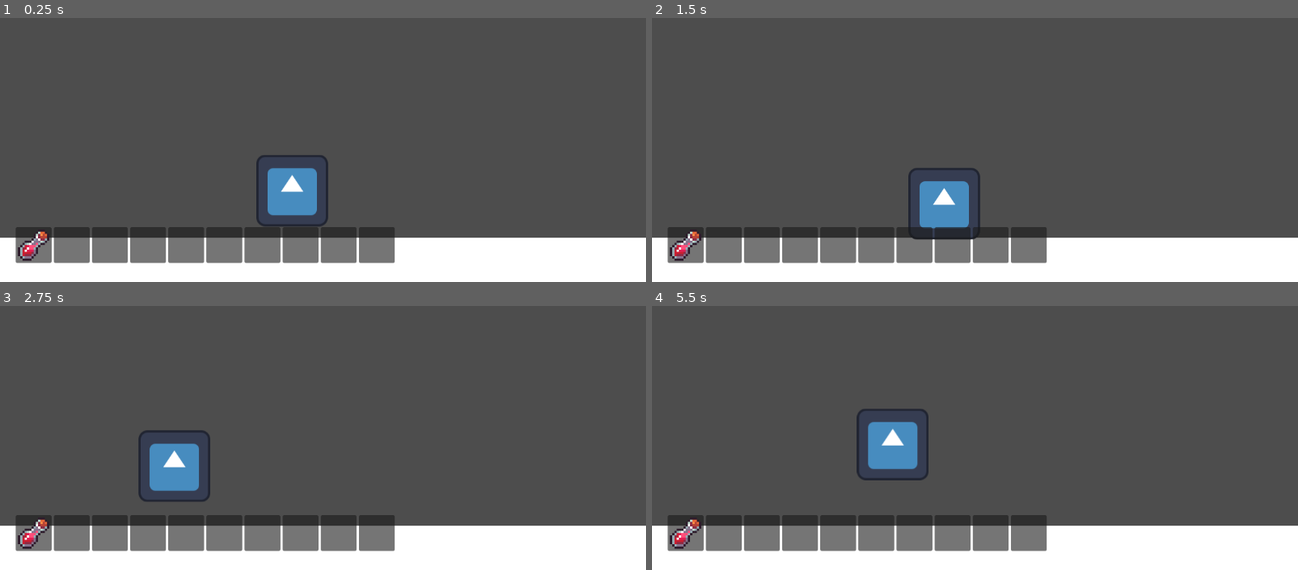
Above: before the commit, frames 1-4 (two rows, left to right).
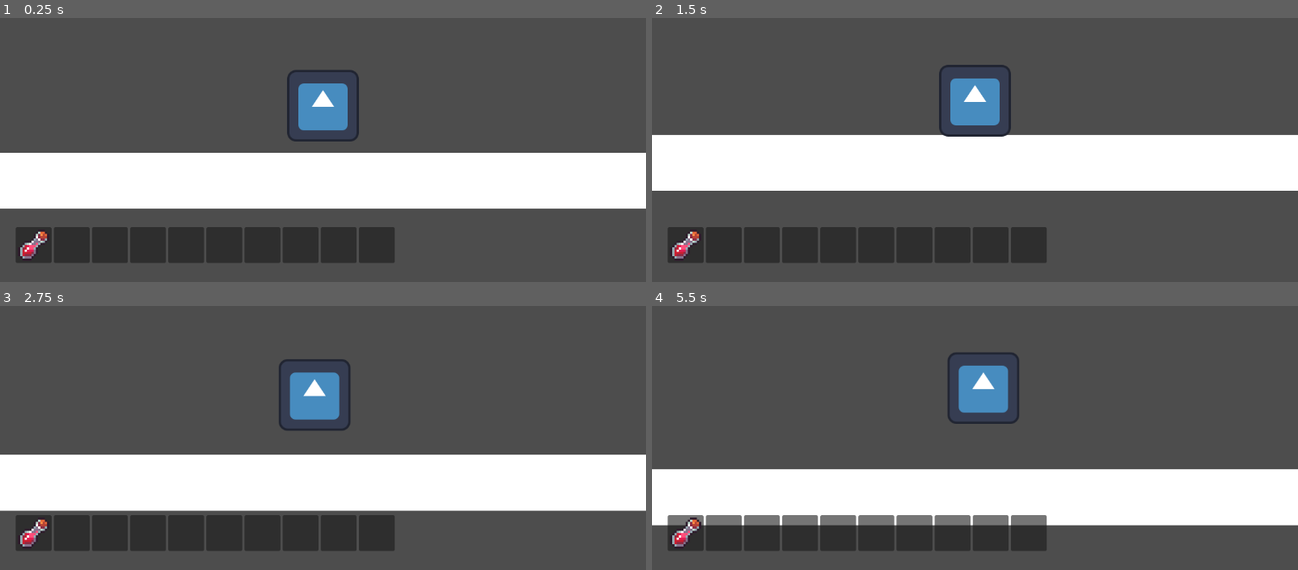
Above: after the commit, the same moments.

Repository: darco-ctrl/Defective-Orbs
Game: Godot game, scene res://game/main/main.tscn
Two runs of this game, one before a commit and one after it. Both use one fixed random seed, a clock stepped at 60 frames per second and the inputs below. The engine's default icon, where the game draws it, is replaced by a stand-in: a white triangle on a blue panel in a dark square.
Inputs (mouse positions are in pixels of both pictures, inside the frame that each line leads up to):
- Up to frame 1 (0.25 s): no input
- Up to frame 2 (1.5 s): drag from (684, 245) to (1039, 20) at 0.52 s; drag from (723, 245) to (942, 173) at 1.27 s
- Up to frame 3 (2.75 s): tap Enter at 2 s; move the mouse to (109, 533) at 2.02 s; hold A (move_left) from 2.03 s (still down); hold Space (jump) from 2.03 s (still down); click (109, 533) at 2.1 s
- Up to frame 4 (5.5 s): release A (move_left) at 2.75 s; release Space (jump) at 2.75 s; drag from (800, 533) to (781, 335) at 2.77 s; tap Space (jump) at 3.5 s; drag from (839, 533) to (1007, 387) at 3.52 s; drag from (878, 533) to (outside the picture) at 4.27 s; tap Enter at 5 s; move the mouse to (916, 533) at 5.02 s; hold D (move_right) from 5.03 s (still down); hold Space (jump) from 5.03 s (still down); click (916, 533) at 5.1 s

The runs differ from the first frame. In frame 1, 40% of the frame differs, in the area x 0-100%, y 19-100%; in frame 2, 40%; in frame 3, 40%; in frame 4, 41%, in the area x 0-100%, y 17-100%.

Commit message:
made first potion, jump boost

Diff:
--- a/game/inventory/slot/slot.gd
+++ b/game/inventory/slot/slot.gd
@@ -22,14 +22,11 @@
 	return is_add_item_successful
 
 func update_slot() -> void:
-	print(" " + name + ": updating")
 	var is_slot_empty = not slot_data.potion_data
 	if is_slot_empty:
-		print(" freeing ")
 		free_slot()
 	else:
 		item_icon.texture = slot_data.potion_data.icon
-		print(" setting new texture ")
 
 func free_slot() -> void:
 	slot_data.potion_data = null
@@ -76,12 +73,8 @@
 
 	return false
 
-func _drop_data(_at_position: Vector2, data: Variant) -> void:
-	var drag_slot_data: SlotData = data as SlotData
-	if not drag_slot_data: return
-
+func swap_slot(source_slot: Slot, drag_slot_data: SlotData) -> void:
 	var temp_slot_data: SlotData = slot_data
-	var source_slot: Slot = drag_slot_data.source_slot
 
 	set_slot_data(drag_slot_data)
 	source_slot.set_slot_data(temp_slot_data)
@@ -89,7 +82,19 @@
 	current_drag_data = null
 	update_slot()
 	source_slot.update_slot()
-	print("end")
+
+
+func _drop_data(_at_position: Vector2, data: Variant) -> void:
+	var drag_slot_data: SlotData = data as SlotData
+	if not drag_slot_data: return
+
+	var source_slot: Slot = drag_slot_data.source_slot
+	if source_slot == self:
+		slot_data = drag_slot_data
+
+		update_slot()
+	else:
+		swap_slot(source_slot, drag_slot_data)
 
 func set_slot_data(new_slot_data: SlotData) -> void:
 	slot_data = new_slot_data
@@ -98,3 +103,22 @@
 func is_empty() -> bool:
 	if slot_data.potion_data: return false
 	else: return true
+
+func slot_interacted() -> void:
+	if not slot_data.potion_data: return
+
+	var player: Player = GlobalInventoryAccess.player_inventory.player
+	var potion_data: PotionData = slot_data.potion_data
+	free_slot()
+
+	var potion: Potion = potion_data.potion_scene.instantiate()
+	potion.player = player
+	potion.potion_data = potion_data
+
+	player.potions.add_child(potion)
+
+func _on_gui_input(event: InputEvent) -> void:
+	var mouse_event: InputEventMouseButton = event as InputEventMouseButton
+	if mouse_event and mouse_event.is_pressed():
+		if mouse_event.button_index == MOUSE_BUTTON_RIGHT:
+			slot_interacted()
--- a/game/inventory/slot/slot.tscn
+++ b/game/inventory/slot/slot.tscn
@@ -9,7 +9,7 @@
 anchor_bottom = 0.09876543
 grow_horizontal = 2
 grow_vertical = 2
-mouse_behavior_recursive = 1
+mouse_behavior_recursive = 2
 script = ExtResource("1_k0w8m")
 item_icon = NodePath("ItemIcon")
 metadata/_edit_use_anchors_ = true
@@ -21,7 +21,7 @@
 anchor_bottom = 1.0
 grow_horizontal = 2
 grow_vertical = 2
-mouse_filter = 1
+mouse_filter = 2
 mouse_behavior_recursive = 2
 metadata/_edit_use_anchors_ = true
 
@@ -32,6 +32,7 @@
 anchor_bottom = 1.0
 grow_horizontal = 2
 grow_vertical = 2
+mouse_filter = 2
 mouse_behavior_recursive = 2
 metadata/_edit_use_anchors_ = true
 
--- a/game/main/main.gd
+++ b/game/main/main.gd
@@ -7,5 +7,9 @@
 
 
 # Called every frame. 'delta' is the elapsed time since the previous frame.
-func _process(delta: float) -> void:
-	pass
+func _process(_delta: float) -> void:
+	if Input.is_action_just_pressed("right_mouse_button_clicked"):
+		var hovered = get_viewport().gui_get_hovered_control()
+		if hovered:
+			print(hovered.name)
+			pass
--- a/game/player/inventory/hotbar/hotbar.gd
+++ b/game/player/inventory/hotbar/hotbar.gd
@@ -1,5 +1,6 @@
 extends Control
 class_name Hotbar
+
 
 @export var inventory_data: InventoryData
 
@@ -14,7 +15,6 @@
 		if slot.slot_data.potion_data: continue
 
 		slot.set_potion(potion_data)
-		print("slot set to : " + slot.name)
 		return
 
 func fill_slots() -> void:
--- a/game/player/player.gd
+++ b/game/player/player.gd
@@ -1,8 +1,13 @@
 extends CharacterBody2D
 class_name Player
 
+@export var potions: Node
+
 @export var speed 		 : float = 300.0
 @export var jump_velocity: float = -400.0
+
+@export var jump_power: float = 1
+@export var speed_power: float = 1
 
 var can_jump: bool = false
 
@@ -19,12 +24,12 @@
 	# Handle jump.
 	if Input.is_action_pressed("jump") and can_jump:
 		can_jump = false
-		velocity.y = jump_velocity
+		velocity.y = jump_velocity * jump_power
 
 	# Get the input direction and handle the movement/deceleration.
 	var direction := Input.get_axis("move_left", "move_right")
 	if direction:
-		velocity.x = direction * speed
+		velocity.x = direction * speed * speed_power
 	else:
 		velocity.x = lerp(velocity.x, 0.0, 0.3)
 
--- a/game/player/player.tscn
+++ b/game/player/player.tscn
@@ -7,9 +7,10 @@
 [sub_resource type="RectangleShape2D" id="RectangleShape2D_8soms"]
 size = Vector2(128, 125)
 
-[node name="Player" type="CharacterBody2D" unique_id=522966911]
+[node name="Player" type="CharacterBody2D" unique_id=522966911 node_paths=PackedStringArray("potions")]
 collision_layer = 2
 script = ExtResource("1_obar5")
+potions = NodePath("Potions")
 
 [node name="CollisionBox" type="CollisionShape2D" parent="." unique_id=1640135891]
 position = Vector2(0, -0.5)
@@ -22,3 +23,9 @@
 
 [node name="PlayerInventory" parent="PlayerUI" unique_id=1671018092 node_paths=PackedStringArray("player") instance=ExtResource("3_8soms")]
 player = NodePath("../..")
+
+[node name="Camera2D" type="Camera2D" parent="." unique_id=1816152414]
+position_smoothing_enabled = true
+position_smoothing_speed = 15.0
+
+[node name="Potions" type="Node" parent="." unique_id=553249682]
--- /dev/null
+++ b/game/potions/jump_boost/jump_boost.gd
@@ -0,0 +1,8 @@
+extends Potion
+
+func _ready() -> void:
+	player.jump_power = 2
+
+func _on_timer_timeout() -> void:
+	player.jump_power = 1
+	queue_free()
--- a/game/potions/jump_boost/jump_boost.tscn
+++ b/game/potions/jump_boost/jump_boost.tscn
@@ -1,3 +1,13 @@
 [gd_scene format=3 uid="uid://b6s4omfrnmkiw"]
 
+[ext_resource type="Script" uid="uid://ct5mrn8mnmx1k" path="res://game/potions/jump_boost/jump_boost.gd" id="1_lc8iw"]
+
 [node name="JumpBoost" type="Node" unique_id=2016730574]
+script = ExtResource("1_lc8iw")
+
+[node name="Timer" type="Timer" parent="." unique_id=1640562729]
+wait_time = 3.0
+one_shot = true
+autostart = true
+
+[connection signal="timeout" from="Timer" to="." method="_on_timer_timeout"]
--- a/project.godot
+++ b/project.godot
@@ -32,6 +32,11 @@
 "events": [Object(InputEventKey,"resource_local_to_scene":false,"resource_name":"","device":-1,"window_id":0,"alt_press …(191 unchanged characters)…
 ]
 }
+right_mouse_button_clicked={
+"deadzone": 0.2,
+"events": [Object(InputEventMouseButton,"resource_local_to_scene":false,"resource_name":"","device":-1,"window_id":0,"alt_pressed":false,"shift_pressed":false,"ctrl_pressed":false,"meta_pressed":false,"button_mask":1,"position":Vector2(139, 10),"global_position":Vector2(151, 70),"factor":1.0,"button_index":1,"canceled":false,"pressed":true,"double_click":false,"script":null)
+]
+}
 
 [layer_names]
 
--- a/resources/potions/jump_boost.tres
+++ b/resources/potions/jump_boost.tres
@@ -7,7 +7,7 @@
 [resource]
 script = ExtResource("1_f4is1")
 duration = 5.0
-potion_effect = ExtResource("1_wu201")
+potion_scene = ExtResource("1_wu201")
 description = "Gives a jump boost"
 name = "Jump Boost Potion"
 id = "potion_of_jump_boost"
--- /dev/null
+++ b/resources/scripts/potion.gd
@@ -0,0 +1,8 @@
+extends Node
+class_name  Potion
+
+var player: Player
+var potion_data: PotionData
+
+func _ready() -> void: pass
+func _process(_delta: float) -> void: pass
--- a/resources/scripts/potion_data.gd
+++ b/resources/scripts/potion_data.gd
@@ -3,5 +3,5 @@
 class_name  PotionData
 
 @export var duration: float
-@export var potion_effect: PackedScene
+@export var potion_scene: PackedScene
 @export var description: String
Not shown, added: game/potions/jump_boost/jump_boost.gd.uid
Not shown, added: resources/scripts/potion.gd.uid
